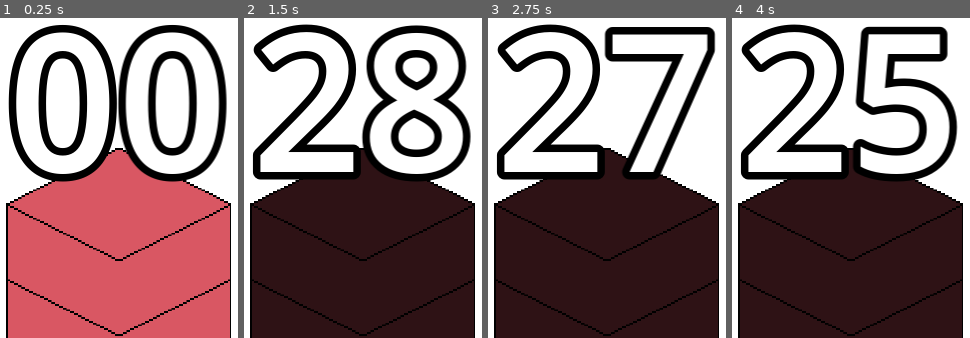
Above: before the commit, frames 1-4 (left to right).
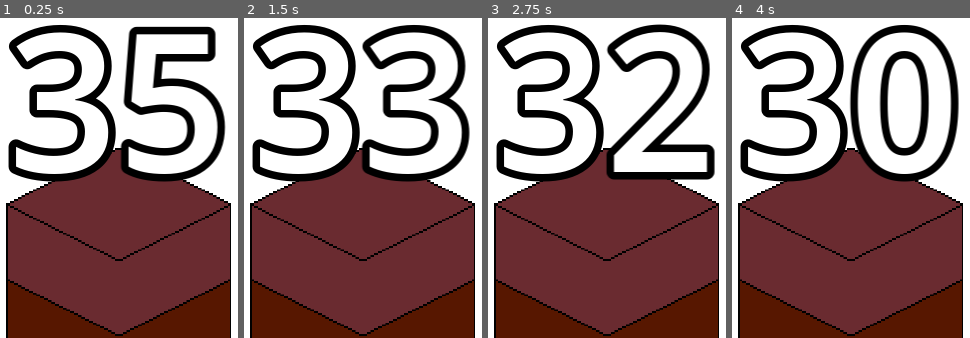
Above: after the commit, the same moments.

Repository: tfcb93/block-in-bits
Game: Godot game, scene res://Scenes/game.tscn
The game is run twice, just before and just after one commit, with the same random seed, the same clock (stepped at 60 frames per second) and the same inputs.
Inputs (mouse positions are in pixels of both pictures, inside the frame that each line leads up to):
- Up to frame 1 (0.25 s): no input
- Up to frame 2 (1.5 s): tap Enter at 0.5 s; move the mouse to (outside the picture) at 0.52 s; hold Z (action) 0.53-1.28 s; click (outside the picture) at 0.67 s; tap Space at 1.25 s; move the mouse to (outside the picture) at 1.27 s; tap Z (action) at 1.35 s; click (outside the picture) at 1.42 s
- Up to frame 3 (2.75 s): tap Enter at 2 s; move the mouse to (outside the picture) at 2.02 s; hold Z (action) from 2.03 s (still down); click (outside the picture) at 2.17 s
- Up to frame 4 (4 s): tap Space at 2.75 s; move the mouse to (815, 194) at 2.77 s; release Z (action) at 2.78 s; tap Z (action) at 2.85 s; click (815, 194) at 2.92 s; tap Enter at 3.5 s; move the mouse to (outside the picture) at 3.52 s; hold Z (action) from 3.53 s (still down); click (outside the picture) at 3.67 s

The runs differ from the first frame. In frame 1, 61% of the frame differs, in the area x 3-97%, y 2-100%; in frame 2, 57%; in frame 3, 59%; in frame 4, 59%.
Error before the commit: Out of bounds get index '3' (on base: 'Array') (res://Scripts/block_pile.gd:75)

Commit message:
Fixes block random generator; Changes metal life

Diff:
--- a/Resources/blocks/metal_block.tres
+++ b/Resources/blocks/metal_block.tres
@@ -4,6 +4,6 @@
 
 [resource]
 script = ExtResource("1_vo5hr")
-life = 30
+life = 35
 resistence = 70
 color = Color(0.489622, 0.489622, 0.489622, 1)
--- a/Scripts/block_pile.gd
+++ b/Scripts/block_pile.gd
@@ -71,7 +71,7 @@
 		var block_types:Array = Globals.blocks.keys();
 		# random order
 		for block in range(1, 3):
-			var rnd := randi_range(0, len(block_types));
+			var rnd := randi_range(0, len(block_types) - 1);
 			var new_block_resource:Block = Globals.blocks[block_types[rnd]];
 			blocks.push_back([new_block_resource.life, new_block_resource.resistence, new_block_resource.color]); # Array<[life, resistence, color]>
 	update_block_info();
